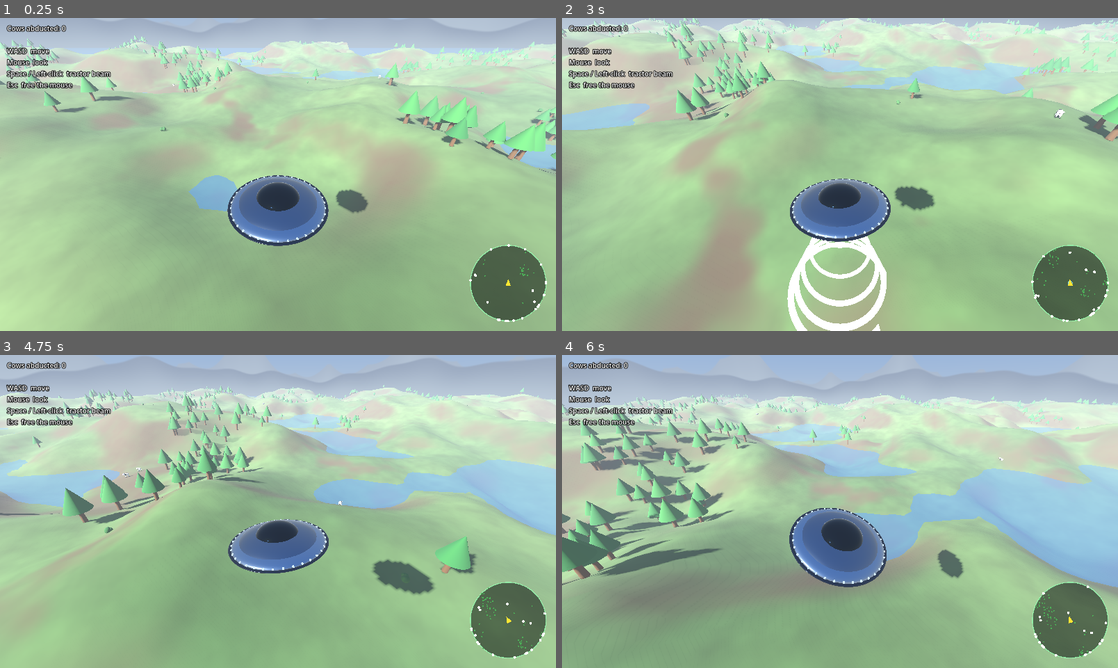
Above: before the commit, frames 1-4 (two rows, left to right).
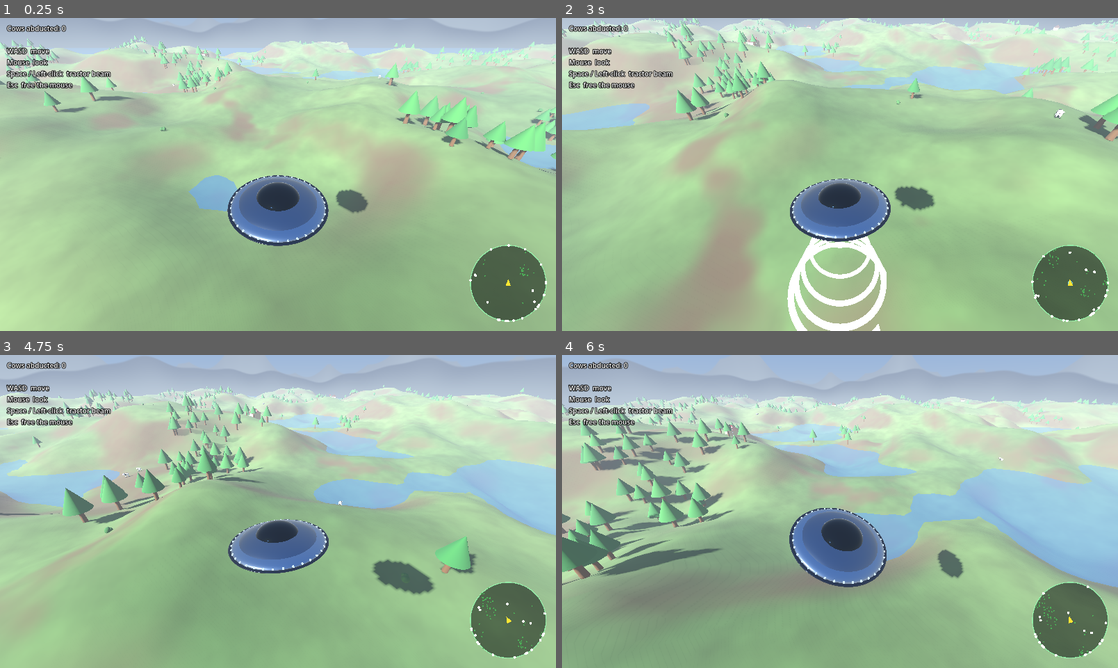
Above: after the commit, the same moments.

Repository: lsandini/cow-abductor
Game: Godot game, scene res://scenes/Main.tscn
Same seed, same stepped clock (60 frames per second), same inputs: the game is played once before the commit and once after it.
Inputs (mouse positions are in pixels of both pictures, inside the frame that each line leads up to):
- Up to frame 1 (0.25 s): no input
- Up to frame 2 (3 s): tap Enter at 0.5 s; move the mouse to (867, 174) at 0.52 s; hold Space (beam) 0.53-1.28 s; hold W (move_forward) from 0.53 s (still down); click (867, 174) at 0.67 s; move the mouse to (812, 174) at 1.27 s; tap Space (beam) at 1.35, 2.85 s; move the mouse to (851, 168) at 2.02 s; hold Space (beam) 2.03-2.78 s; move the mouse to (834, 180) at 2.77 s; click (834, 180) at 2.92 s
- Up to frame 3 (4.75 s): keep holding W (move_forward); move the mouse to (316, 514) at 3.52 s; hold Space (beam) 3.53-4.28 s; move the mouse to (233, 508) at 4.27 s; tap Space (beam) at 4.35 s
- Up to frame 4 (6 s): move the mouse to (845, 511) at 5.02 s; hold Space (beam) 5.03-5.78 s; click (845, 511) at 5.17 s; move the mouse to (817, 505) at 5.77 s; release W (move_forward) at 5.78 s; hold D (move_right) from 5.78 s (still down); tap Space (beam) at 5.85 s

The runs differ from the first frame. In frame 1, less than 0.1% of the frame differs, in the area x 36-38%, y 10-13%; in frame 2, less than 0.1%; in frame 3, less than 0.1%; in frame 4, less than 0.1%, in the area x 28-93%, y 14-27%.

Commit message:
added CLAUDE.md, various visual fixes

Diff:
--- a/project.godot
+++ b/project.godot
@@ -20,10 +20,10 @@
 window/size/viewport_width=1280
 window/size/viewport_height=720
 
+[editor]
+
+movie_writer/movie_file="res://recording.avi"
+
 [rendering]
 
 lights_and_shadows/directional_shadow/size=8192
-
-[editor]
-
-movie_writer/movie_file="res://recording.avi"
--- a/scripts/Terrain.gd
+++ b/scripts/Terrain.gd
@@ -46,9 +46,11 @@
 # biome_frequency only changes the SIZE of the green regions, not how many trees
 # grow in them. Scales every chunk's tree count; raise it for denser forests.
 @export var tree_density: float = 1.6
-# Per-chunk probability of a Swiss chalet (with its flag). Kept low so they stay
-# a scarce, special landmark dotted across the meadows.
-@export var chalet_chance: float = 0.1
+# Per-chunk probability of a Swiss chalet (with its flag). The world is large and
+# fog hides all but the nearest chunks, so a low value means you rarely stumble on
+# one near you. 0.3 keeps them special but actually findable; lower it once you've
+# confirmed the look (0.1-0.15 for properly scarce).
+@export var chalet_chance: float = 0.3
 
 # --- Water -----------------------------------------------------------------
 @export var water_level: float = -8.0      # terrain below this floods
@@ -425,47 +427,47 @@
 
 # A little Swiss chalet: timber walls under a hip roof with a chimney, and a
 # flag on a pole planted beside it.
-func _make_chalet(rng: RandomNumberGenerator) -> Node3D:
+func _make_chalet(_rng: RandomNumberGenerator) -> Node3D:
 	var chalet := Node3D.new()
 	chalet.name = "Chalet"
 
 	var wall_mat := _solid_material(Color(0.82, 0.72, 0.55))   # warm timber walls
 	var roof_mat := _solid_material(Color(0.32, 0.17, 0.13))   # dark red-brown roof
 
-	# Walls.
+	# Walls: ~6.5 m wide, 5 m deep, 3.2 m tall (a real cottage dwarfs the cows).
 	var walls_mesh := BoxMesh.new()
-	walls_mesh.size = Vector3(2.8, 2.0, 2.4)
+	walls_mesh.size = Vector3(6.5, 3.2, 5.0)
 	var walls := MeshInstance3D.new()
 	walls.mesh = walls_mesh
 	walls.material_override = wall_mat
-	walls.position.y = 1.0
+	walls.position.y = 1.6
 	chalet.add_child(walls)
 
 	# Hip (pyramid) roof: a 4-sided cone turned 45 deg to sit square on the walls.
 	var roof_mesh := CylinderMesh.new()
 	roof_mesh.top_radius = 0.0
-	roof_mesh.bottom_radius = 2.0
-	roof_mesh.height = 1.4
+	roof_mesh.bottom_radius = 4.7   # ~6.6 m across the eaves, a little overhang
+	roof_mesh.height = 2.8          # steep alpine pitch; ridge ends up ~6 m up
 	roof_mesh.radial_segments = 4
 	var roof := MeshInstance3D.new()
 	roof.mesh = roof_mesh
 	roof.material_override = roof_mat
-	roof.position.y = 2.7
+	roof.position.y = 4.6           # base on the wall top (3.2) + half the height
 	roof.rotation.y = PI / 4.0
 	chalet.add_child(roof)
 
 	# A little chimney.
 	var chimney_mesh := BoxMesh.new()
-	chimney_mesh.size = Vector3(0.34, 0.7, 0.34)
+	chimney_mesh.size = Vector3(0.6, 1.5, 0.6)
 	var chimney := MeshInstance3D.new()
 	chimney.mesh = chimney_mesh
 	chimney.material_override = roof_mat
-	chimney.position = Vector3(0.7, 2.8, 0.4)
+	chimney.position = Vector3(1.7, 5.3, 0.9)
 	chalet.add_child(chimney)
 
-	# The flag on its pole, planted beside the cottage.
+	# The flag on its pole, planted just beside the cottage.
 	var flag := _make_flag()
-	flag.position = Vector3(2.5, 0.0, 0.6)
+	flag.position = Vector3(5.0, 0.0, 1.2)
 	chalet.add_child(flag)
 
 	return chalet
@@ -476,32 +478,33 @@
 	var flag := Node3D.new()
 	flag.name = "Flag"
 
-	# Pole.
+	# Pole: ~6.5 m tall, standing a bit taller than the cottage ridge.
 	var pole_mesh := CylinderMesh.new()
-	pole_mesh.top_radius = 0.05
-	pole_mesh.bottom_radius = 0.06
-	pole_mesh.height = 4.0
+	pole_mesh.top_radius = 0.06
+	pole_mesh.bottom_radius = 0.08
+	pole_mesh.height = 6.5
 	var pole := MeshInstance3D.new()
 	pole.mesh = pole_mesh
 	pole.material_override = _solid_material(Color(0.72, 0.72, 0.74))
-	pole.position.y = 2.0
+	pole.position.y = 3.25
 	flag.add_child(pole)
 
-	# Red field, hanging from near the top of the pole.
-	var field_pos := Vector3(0.55, 3.4, 0.0)
+	# Red field (~1.3 m square), hanging from near the top of the pole.
+	var field_pos := Vector3(0.75, 5.3, 0.0)
 	var red := MeshInstance3D.new()
 	var red_mesh := BoxMesh.new()
-	red_mesh.size = Vector3(1.0, 1.0, 0.04)
+	red_mesh.size = Vector3(1.3, 1.3, 0.05)
 	red.mesh = red_mesh
 	red.material_override = _solid_material(Color(0.83, 0.10, 0.13))
 	red.position = field_pos
 	flag.add_child(red)
 
-	# White cross: two bars that poke through both faces so it reads from either side.
+	# White cross: arms ~1/5 of the field, poking through both faces so it reads
+	# from either side.
 	var white := _solid_material(Color(0.96, 0.96, 0.96))
 	var bar_v := MeshInstance3D.new()
 	var bar_v_mesh := BoxMesh.new()
-	bar_v_mesh.size = Vector3(0.2, 0.6, 0.1)
+	bar_v_mesh.size = Vector3(0.26, 0.78, 0.12)
 	bar_v.mesh = bar_v_mesh
 	bar_v.material_override = white
 	bar_v.position = field_pos
@@ -509,7 +512,7 @@
 
 	var bar_h := MeshInstance3D.new()
 	var bar_h_mesh := BoxMesh.new()
-	bar_h_mesh.size = Vector3(0.6, 0.2, 0.1)
+	bar_h_mesh.size = Vector3(0.78, 0.26, 0.12)
 	bar_h.mesh = bar_h_mesh
 	bar_h.material_override = white
 	bar_h.position = field_pos
Not shown, added: CLAUDE.md
Not shown, changed: deploy.sh
